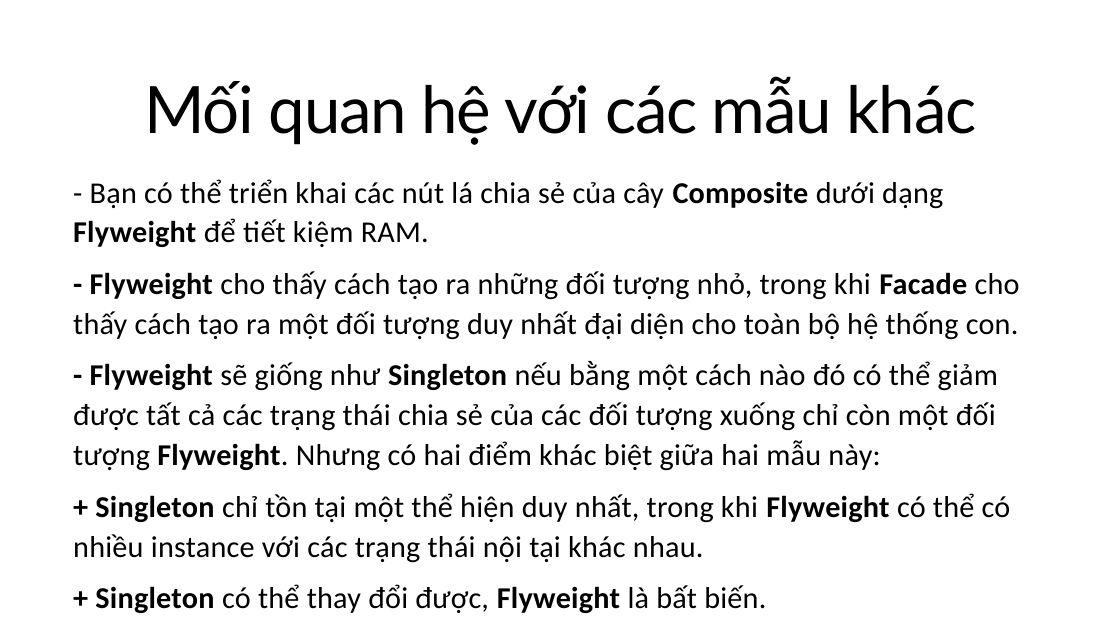
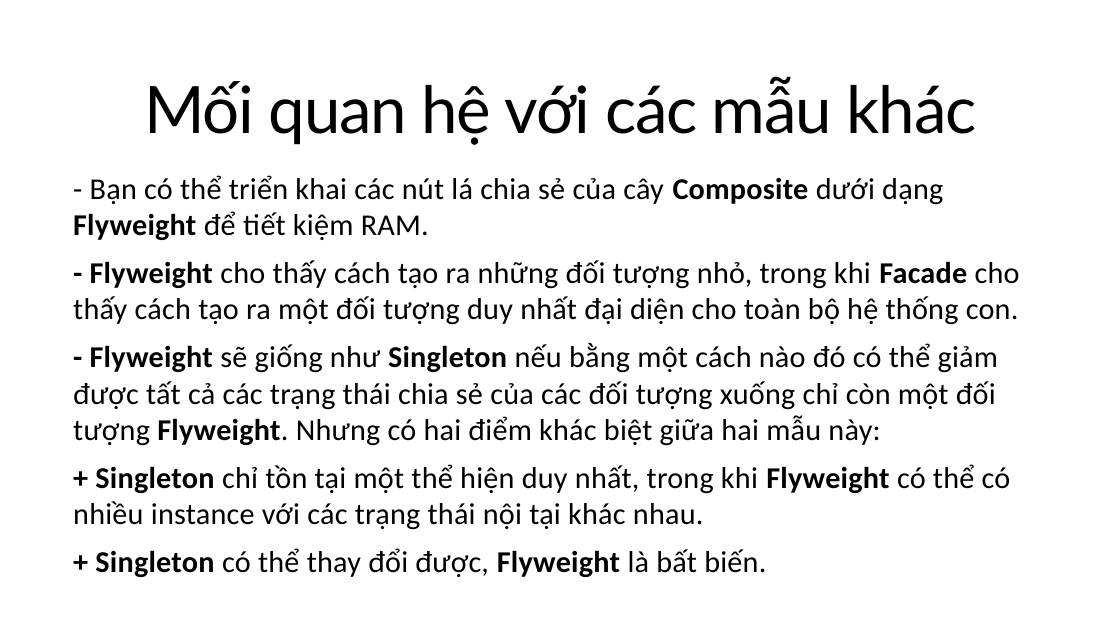
Before and after one commit to CyTruong/DesignParternLearning, a slide deck: slide 12 of DesignPartern/Asset/Flyweight.pptx. Drawn at 1120x630 pixels with LibreOffice and Linux fonts; fonts in the diff are those of the drawing. Boxes give left, top, right and bottom in pixels: in the first picture for what was removed or moved away, otherwise in the second. Text is boxed around its words. In the diff, an @@ line names an element or a change of style, - is before the commit and + after.

```diff
--- a/DesignPartern/Asset/Flyweight.pptx
+++ b/DesignPartern/Asset/Flyweight.pptx
@@ subtitle "- Bạn có thể triển ..." at [73, 175, 1020, 577]: line spacing 1.1 to 1 @@
```
Also in this commit, not shown: 3 other slides changed, 27 other files.
